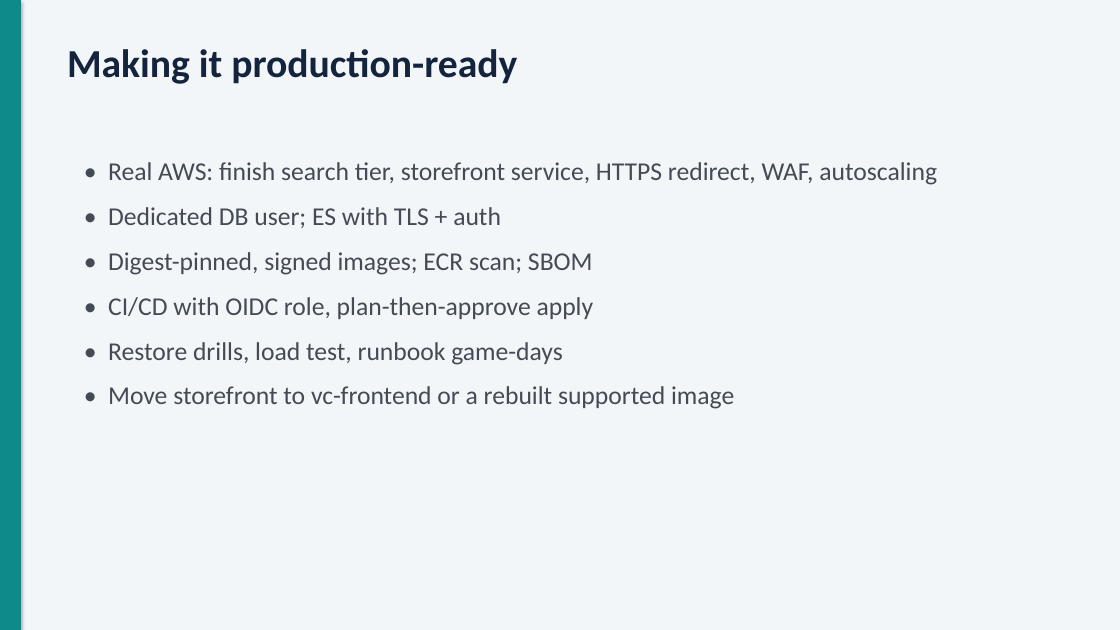
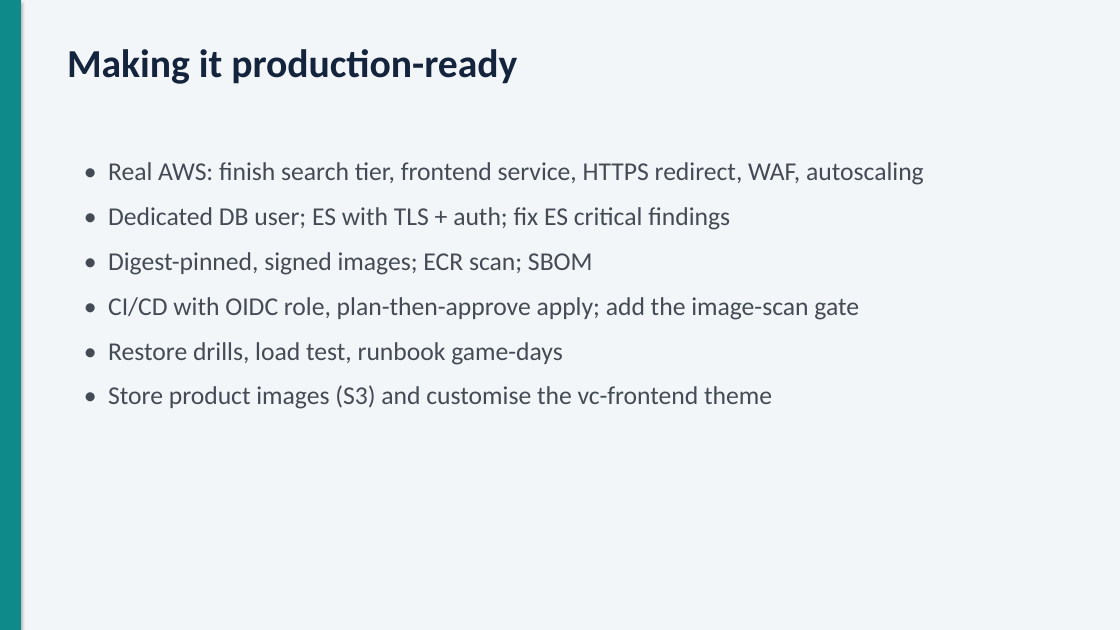
Before and after one commit to adarsh0331/Project_29_Virto_e-commerce, a slide deck: slide 9 of docs/presentation/Virto-AWS-DevOps-presentation.pptx. Drawn at 1120x630 pixels with LibreOffice and Linux fonts; fonts in the diff are those of the drawing. Boxes give left, top, right and bottom in pixels: in the first picture for what was removed or moved away, otherwise in the second. Text is boxed around its words. In the diff, an @@ line names an element or a change of style, - is before the commit and + after.

Commit message:
docs: update presentation with the real run, incident and findings

```diff
--- a/docs/presentation/Virto-AWS-DevOps-presentation.pptx
+++ b/docs/presentation/Virto-AWS-DevOps-presentation.pptx
@@ text at (x1=108, y1=162, x2=924, y2=230): text changed @@
-• Real AWS: finish search tier, storefront service, HTTPS redirect, WAF, autoscaling
-• Dedicated DB user; ES with TLS + auth
+• Real AWS: finish search tier, frontend service, HTTPS redirect, WAF, autoscaling
+• Dedicated DB user; ES with TLS + auth; fix ES critical findings
@@ text at (x1=108, y1=297, x2=859, y2=320): text changed @@
-• CI/CD with OIDC role, plan-then-approve apply
+• CI/CD with OIDC role, plan-then-approve apply; add the image-scan gate
@@ text at (x1=108, y1=385, x2=772, y2=409): text changed @@
-• Move storefront to vc-frontend or a rebuilt supported image
+• Store product images (S3) and customise the vc-frontend theme
```
Also in this commit, not shown: 8 other slides changed.
